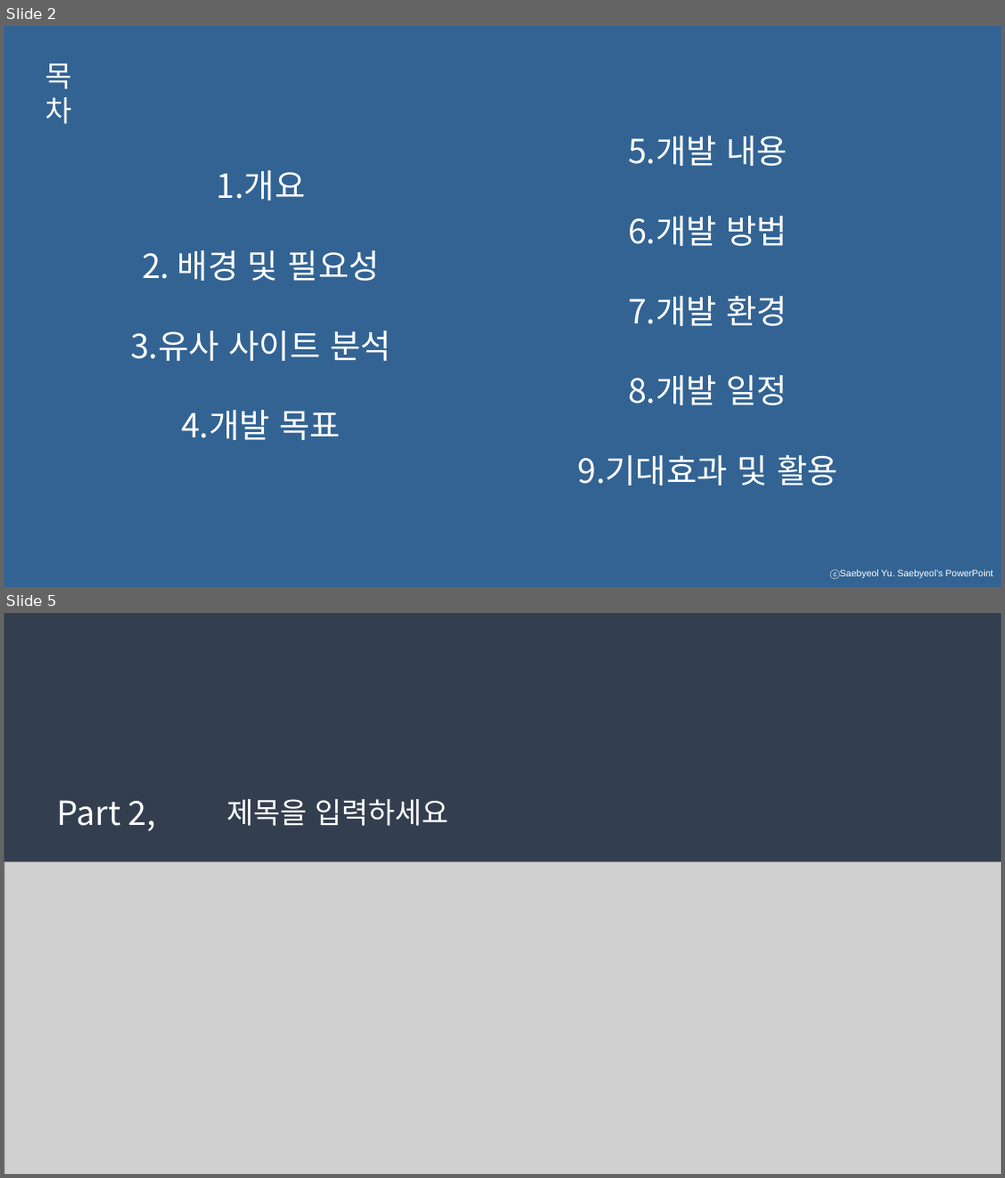
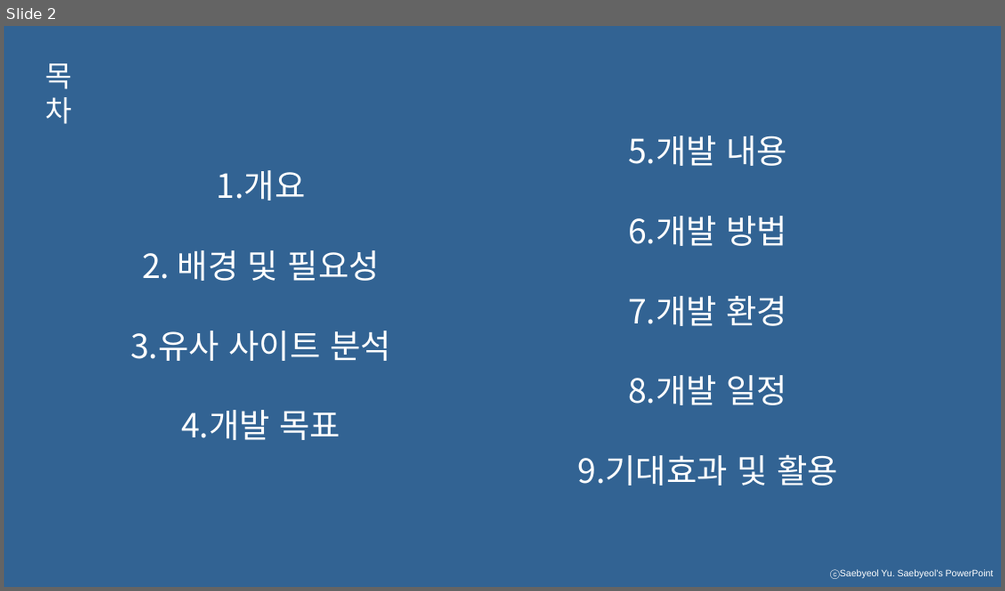
Before and after one commit to developerYHLee/University_Homework, a slide deck: 기말과제.pptx. Shown one above the other, each under a label of ours: slides 2 and 5 before the commit, slide 2 after it; the slides between them are not shown. The pictures are 1005x1178 and 1005x591 pixels, drawn with LibreOffice and Linux fonts; fonts in the diff are those of the drawing; grey boxes stand for pictures. Boxes give left, top, right and bottom in pixels: in the first picture for what was removed or moved away, otherwise in the second. Text is boxed around its words. In the diff, an @@ line names an element or a change of style, - is before the commit and + after.

```diff
--- a/기말과제.pptx
+++ b/기말과제.pptx
@@ slide 5 removed at bbox=[4, 613, 1001, 1174], background #333F50; not listed: 1 template element that a slide beside it also shows @@
@@ text removed at bbox=[226, 799, 448, 826] @@
-제목을 입력하세요
@@ text removed at bbox=[57, 800, 156, 831] @@
-Part 2,
@@ picture removed at bbox=[4, 862, 1001, 1174] @@
```
Also in this commit, not shown: 3 slides changed, 2 slides added, 1 other slide removed.
